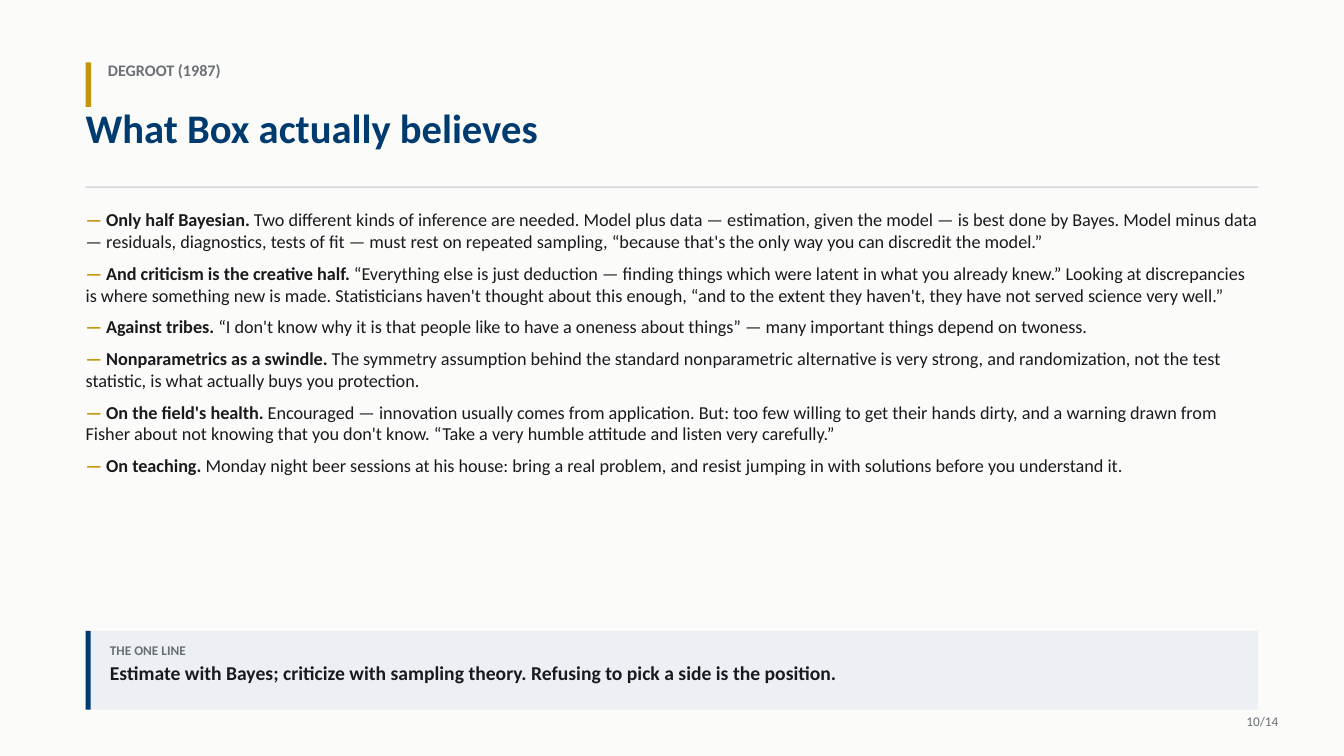
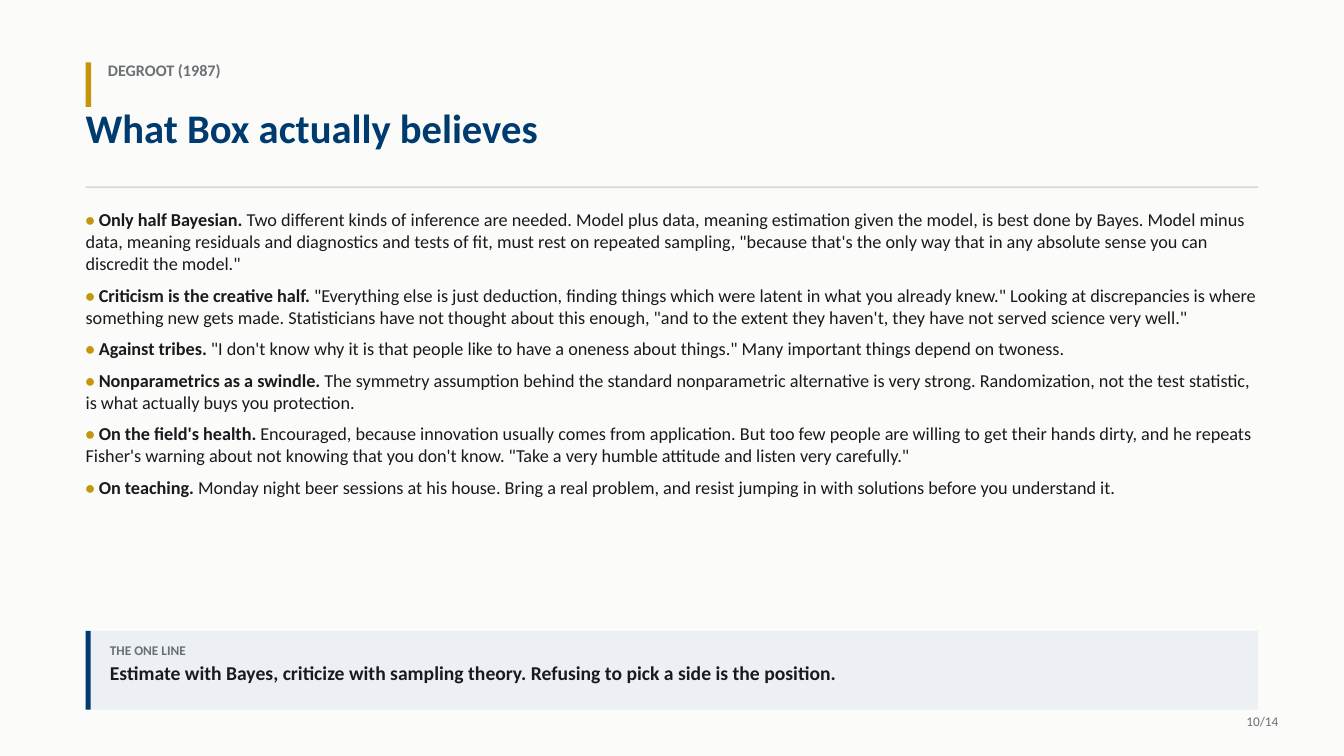
Before and after one commit to Ivar-Rydstrom/stat-215a-notes, a slide deck: slide 10 of readings/lecture1/lecture1.pptx. Drawn at 1344x756 pixels with LibreOffice and Linux fonts; fonts in the diff are those of the drawing. Boxes give left, top, right and bottom in pixels: in the first picture for what was removed or moved away, otherwise in the second. Text is boxed around its words. In the diff, an @@ line names an element or a change of style, - is before the commit and + after.

```diff
--- a/readings/lecture1/lecture1.pptx
+++ b/readings/lecture1/lecture1.pptx
@@ text at (86, 213, 1256, 497): text changed @@
-— Only half Bayesian. Two different kinds of inference are needed. Model plus data — estimation, given the model — is best done by Bayes. Model minus data — residuals, diagnostics, tests of fit — must rest on repeated sampling, “because that's the only way you can discredit the model.”
-— And criticism is the creative half. “Everything else is just deduction — finding things which were latent in what you already knew.” Looking at discrepancies is where something new is made. Statisticians haven't thought about this enough, “and to the extent they haven't, they have not served science very well.”
-— Against tribes. “I don't know why it is that people like to have a oneness about things” — many important things depend on twoness.
-— Nonparametrics as a swindle. The symmetry assumption behind the standard nonparametric alternative is very strong, and randomization, not the test statistic, is what actually buys you protection.
-— On the field's health. Encouraged — innovation usually comes from application. But: too few willing to get their hands dirty, and a warning drawn from Fisher about not knowing that you don't know. “Take a very humble attitude and listen very carefully.”
-— On teaching. Monday night beer sessions at his house: bring a real problem, and resist jumping in with solutions before you understand it.
+• Only half Bayesian. Two different kinds of inference are needed. Model plus data, meaning estimation given the model, is best done by Bayes. Model minus data, meaning residuals and diagnostics and tests of fit, must rest on repeated sampling, "because that's the only way that in any absolute sense you can discredit the model."
+• Criticism is the creative half. "Everything else is just deduction, finding things which were latent in what you already knew." Looking at discrepancies is where something new gets made. Statisticians have not thought about this enough, "and to the extent they haven't, they have not served science very well."
+• Against tribes. "I don't know why it is that people like to have a oneness about things." Many important things depend on twoness.
+• Nonparametrics as a swindle. The symmetry assumption behind the standard nonparametric alternative is very strong. Randomization, not the test statistic, is what actually buys you protection.
+• On the field's health. Encouraged, because innovation usually comes from application. But too few people are willing to get their hands dirty, and he repeats Fisher's warning about not knowing that you don't know. "Take a very humble attitude and listen very carefully."
+• On teaching. Monday night beer sessions at his house. Bring a real problem, and resist jumping in with solutions before you understand it.
@@ text at (110, 666, 836, 684): text changed @@
-Estimate with Bayes; criticize with sampling theory. Refusing to pick a side is the position.
+Estimate with Bayes, criticize with sampling theory. Refusing to pick a side is the position.
```
Also in this commit, not shown: 13 other slides changed, 1 other file.
